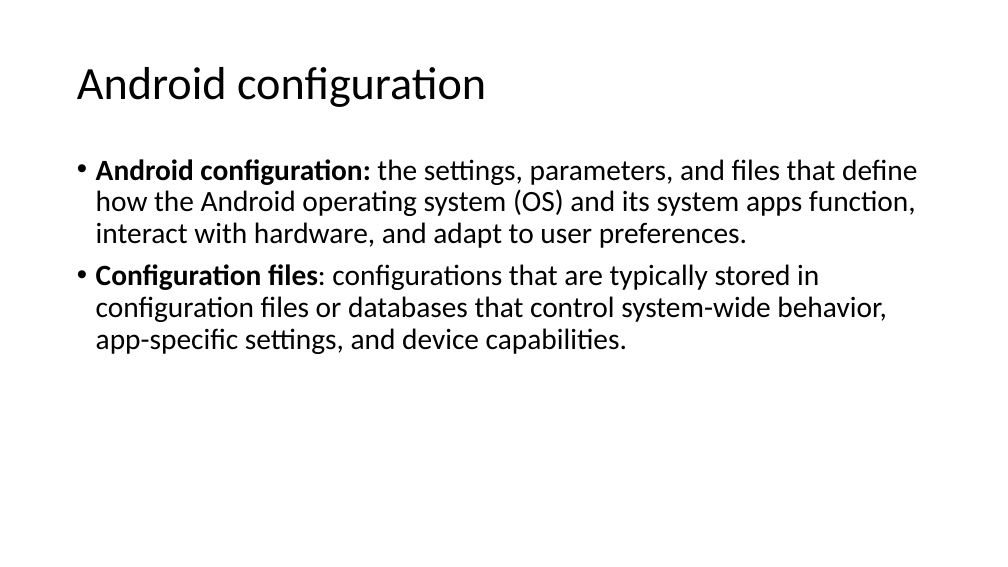
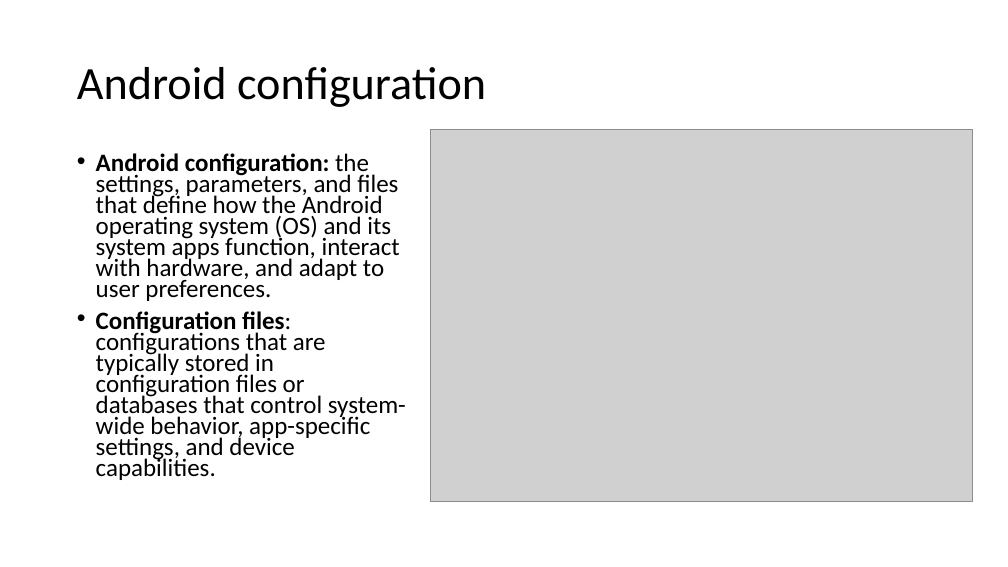
Before and after one commit to frankwxu/digital-forensics-lab, a slide deck: slide 14 of Android10/1_Pixel3_Image.pptx (slide 13 before the commit). Drawn at 1008x567 pixels with LibreOffice and Linux fonts; fonts in the diff are those of the drawing; grey boxes stand for pictures; background and template pictures are left out. Boxes give left, top, right and bottom in pixels: in the first picture for what was removed or moved away, otherwise in the second. Text is boxed around its words. In the diff, an @@ line names an element or a change of style, - is before the commit and + after.

Commit message:
update Android PPT

```diff
--- a/Android10/1_Pixel3_Image.pptx
+++ b/Android10/1_Pixel3_Image.pptx
@@ picture added at (x1=430, y1=129, x2=972, y2=501) @@
@@ text "Android configuration: the settings, parameters, ..." at (x1=96, y1=153, x2=406, y2=480): size 28 to 23.8 pt; line spacing 0.9 to 0.7 @@
```
Also in this commit, not shown: 3 other slides changed, 1 slide added.
